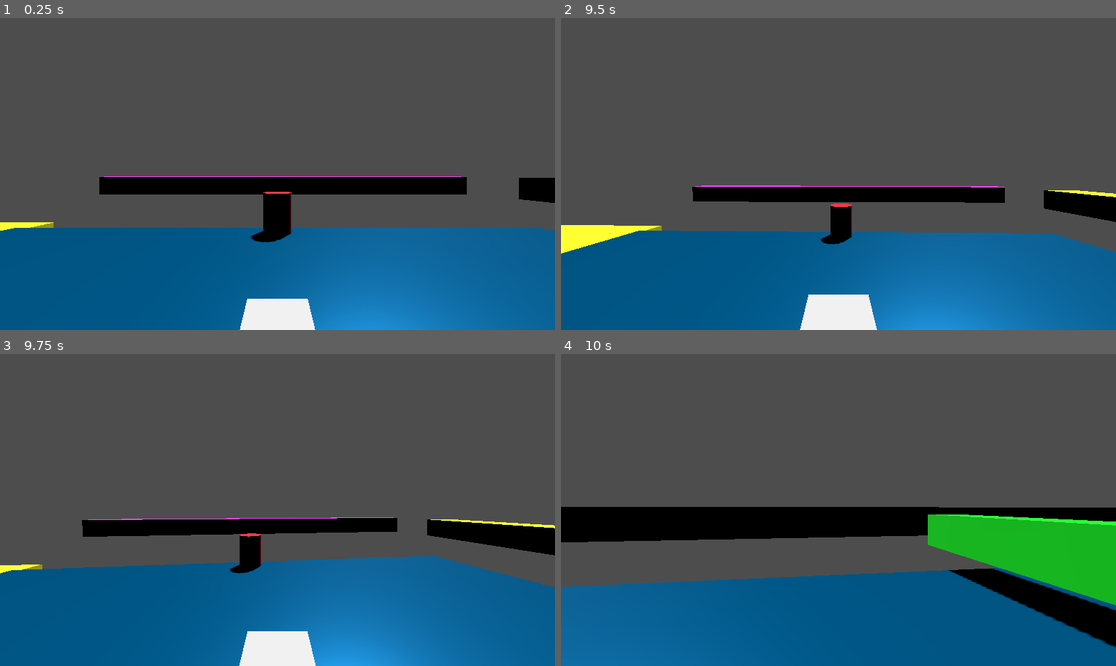
Above: before the commit, frames 1-4 (two rows, left to right).
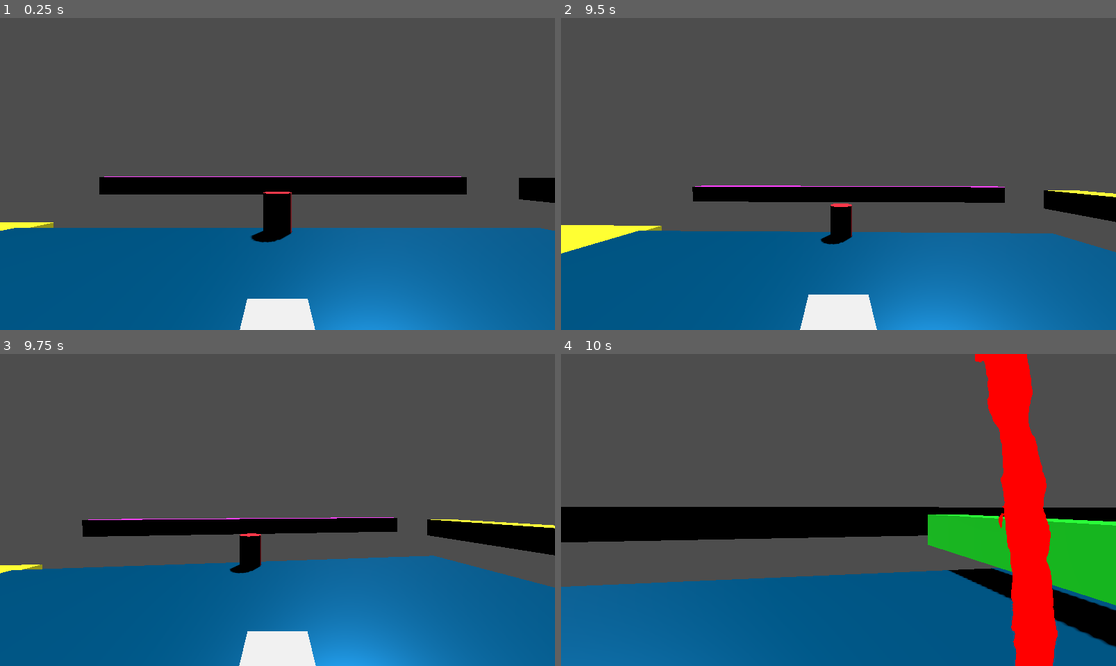
Above: after the commit, the same moments.

Repository: Charlie-Quin/Portals-
Game: Godot game, scene res://scenes/world.tscn
The game is run twice, just before and just after one commit, with the same random seed, the same clock (stepped at 60 frames per second) and the same inputs.
Inputs (mouse positions are in pixels of both pictures, inside the frame that each line leads up to):
- Up to frame 1 (0.25 s): no input
- Up to frame 2 (9.5 s): tap Enter (ui_accept) at 0.5, 7.25 s; move the mouse to (866, 174) at 0.52 s; tap A (a) at 0.6, 2.3, 2.85, 4.55, 5.85, 6.8, 8.1, 9.05 s; tap Space (jump) at 0.77, 1.52, 3.02, 3.77, 4.52, 6.02, 6.77, 7.52, 9.02 s; tap D (d) at 0.8, 1.35, 3.05, 3.6, 5.3, 6.6, 7.55, 8.85 s; move the mouse to (810, 174) at 1.27 s; tap S (s) at 1.55, 2.1, 3.8, 4.35, 6.05, 7.35, 8.3 s; move the mouse to (849, 167) at 2.02 s; move the mouse to (832, 180) at 2.77 s; move the mouse to (877, 177) at 3.52 s; move the mouse to (794, 170) at 4.27 s; move the mouse to (844, 174) at 5.02 s; tap W (w) at 5.1 s; move the mouse to (816, 167) at 5.77 s; move the mouse to (866, 174) at 6.52 s; move the mouse to (810, 174) at 7.27 s; move the mouse to (849, 167) at 8.02 s; move the mouse to (832, 180) at 8.77 s
- Up to frame 3 (9.75 s): move the mouse to (316, 513) at 9.52 s; tap S (s) at 9.6 s
- Up to frame 4 (10 s): tap Space (jump) at 9.77 s; tap D (d) at 9.8 s

Frames 1-3 are identical in both runs. In frame 4, 7.3% of the frame differs, in the area x 74-90%, y 0-100%.

Commit message:
weird portal phasing is less

Diff:
--- a/scenes/portal.tscn
+++ b/scenes/portal.tscn
@@ -57,6 +57,11 @@
 material_override = SubResource("ShaderMaterial_kxjsn")
 mesh = SubResource("PlaneMesh_eh4hp")
 
+[node name="portalMesh2" type="MeshInstance3D" parent="sprite"]
+transform = Transform3D(-1, 8.74228e-08, 4.37114e-08, -4.37114e-08, 1.91069e-15, -1, -8.74228e-08, -1, 1.91069e-15, 0, 0, 0.143655)
+material_override = SubResource("ShaderMaterial_kxjsn")
+mesh = SubResource("PlaneMesh_eh4hp")
+
 [node name="SubViewport" type="SubViewport" parent="."]
 msaa_3d = 1
 size = Vector2i(1920, 1080)
